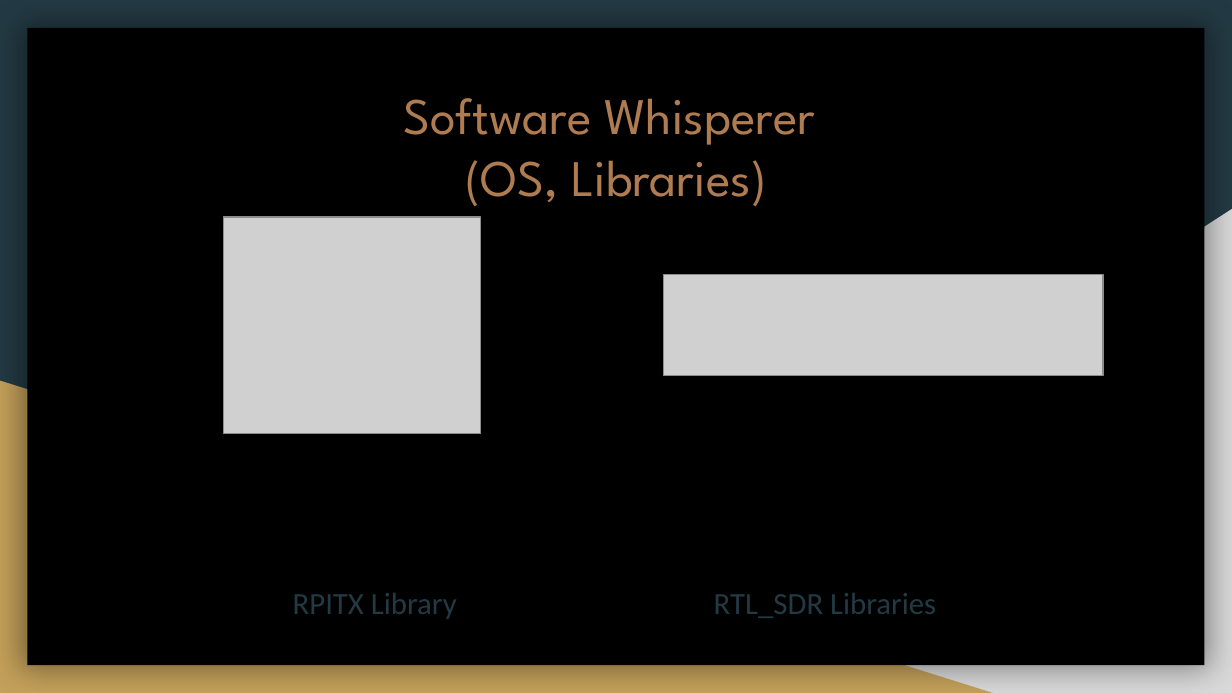
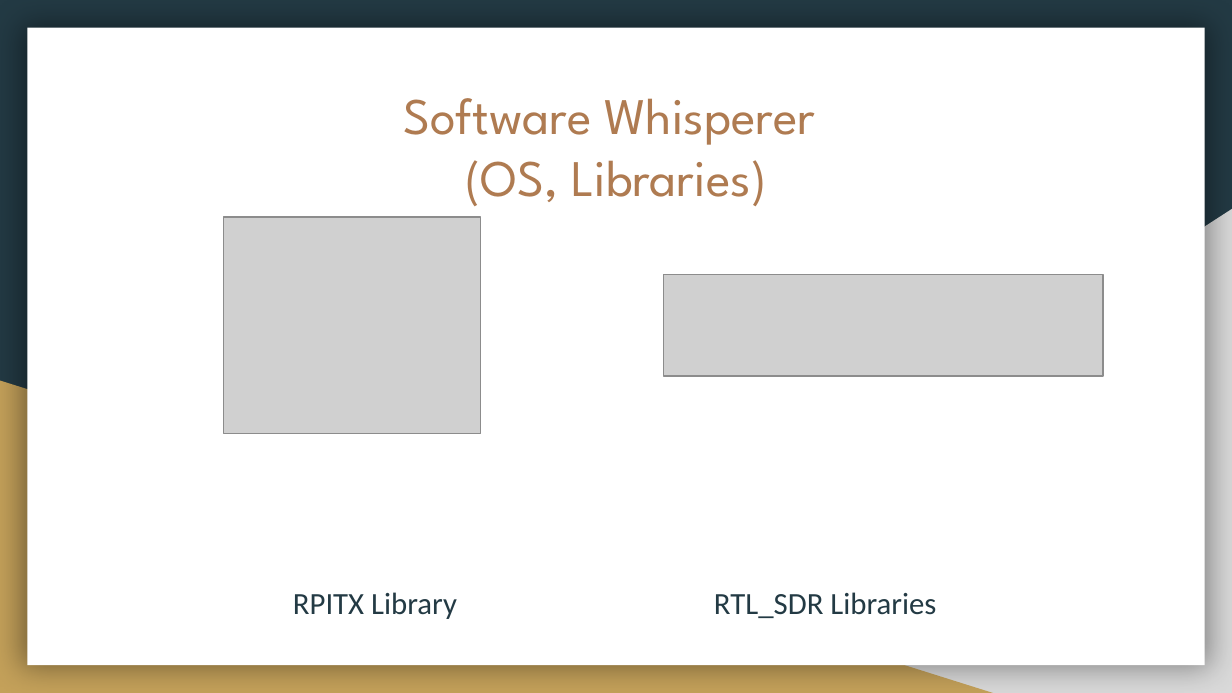
Before and after one commit to backwardn/siginttablet, a slide deck: slide 25 of CircleCityCon 2019/RadioInstigator CCC version.pptx (slide 14 before the commit). Drawn at 1232x693 pixels with LibreOffice and Linux fonts; fonts in the diff are those of the drawing; grey boxes stand for pictures. Boxes give left, top, right and bottom in pixels: in the first picture for what was removed or moved away, otherwise in the second. Text is boxed around its words. In the diff, an @@ line names an element or a change of style, - is before the commit and + after.

```diff
--- a/CircleCityCon 2019/RadioInstigator CCC version.pptx
+++ b/CircleCityCon 2019/RadioInstigator CCC version.pptx
@@ rectangle at (27,28,1205,665): fill #000000 to #FFFFFF @@
@@ title at (404,98,815,206): text changed @@
-Software Whisperer
-(OS, Libraries)
+Software Whisperer
+(OS, Libraries)
```
Also in this commit, not shown: 14 other slides changed, 16 slides added, 5 slides removed, 17 other files.
